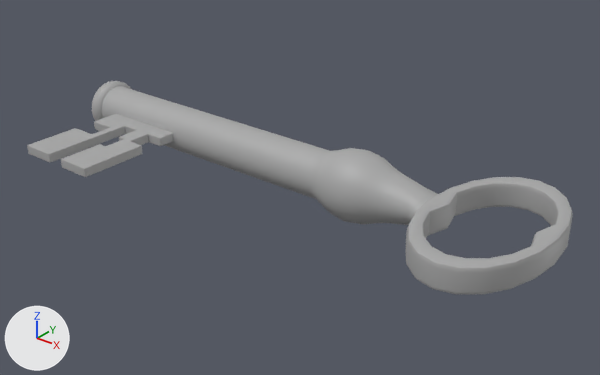
The FBX model Assets/3D Assets/Final Deliverable/Key.fbx, before and after one commit.
Both versions are drawn from a 50 mm camera at (0.131, -0.239, 0.139) aimed at (-0.056, -0.006, -0.006). The axes (+X, +Y, +Z) are drawn at lower left. The lights are the same throughout. Where no turn or scale is listed for an object, it has been applied to the vertices.

Before the edit, the objects in view are built like this:
```python
me_mesh = bpy.data.meshes.new('Mesh')
me_mesh.from_pydata(...)  # 341 vertices, 330 faces; spans x -0.09..0.09, y -0.014..0.014, z -0.014..0.014
me_mesh.materials.append(mat_standardsurface1)  # grey #aaaaaa
me_mesh_001 = bpy.data.meshes.new('Mesh.001')
me_mesh_001.from_pydata(...)  # 240 vertices, 240 faces; spans x -0.0245..0.0245, y -0.0388..0.0388, z -0.0054..0.0054
me_mesh_001.materials.append(mat_standardsurface1)  # grey #aaaaaa
me_mesh_002 = bpy.data.meshes.new('Mesh.002')
me_mesh_002.from_pydata(...)  # 592 vertices, 570 faces; spans x -0.0191..0.0191, y -0.0252..0.0252, z -0.002..0.002
me_mesh_002.materials.append(mat_standardsurface1)  # grey #aaaaaa
ob_key_handle = bpy.data.objects.new('key_handle', me_mesh_001)
ob_key_handle.location = (0.024, 0.0, 0.0)
ob_key_notches = bpy.data.objects.new('key_notches', me_mesh_002)
ob_key_notches.location = (-0.1427, -0.0327, 0.0)
ob_key_shaft = bpy.data.objects.new('key_shaft', me_mesh)
ob_key_shaft.location = (-0.0892, 0.0, 0.0)
```
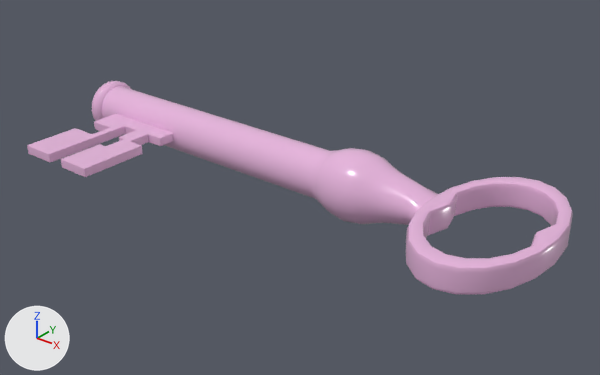
The newer file is also turned or shifted as a whole; pictures and numbers use the older file's frame.

Patch to the scene script:
```diff
--- a/Assets/3D Assets/Final Deliverable/Key.fbx.py
+++ b/Assets/3D Assets/Final Deliverable/Key.fbx.py
@@ mat_gauge_mat @@
+mat_gauge_mat = principled_material('gauge_mat')
+mat_gauge_mat.base_color = (0.8, 0.462, 0.722)  # pink #e7b5dd
+mat_gauge_mat.roughness = 0.2
@@ me_mesh_001 @@
 me_mesh_001.from_pydata(...)  # 240 vertices, 240 faces; spans x -0.0245..0.0245, y -0.0388..0.0388, z -0.0054..0.0054
-me_mesh_001.materials.append(mat_standardsurface1)  # grey #aaaaaa
+me_mesh_001.materials.append(mat_gauge_mat)  # pink #e7b5dd
@@ me_mesh @@
 me_mesh.from_pydata(...)  # 341 vertices, 330 faces; spans x -0.09..0.09, y -0.014..0.014, z -0.014..0.014
-me_mesh.materials.append(mat_standardsurface1)  # grey #aaaaaa
+me_mesh.materials.append(mat_gauge_mat)  # pink #e7b5dd
@@ me_mesh_002 @@
 # used by ob_key_notches; location = (-0.1427, -0.0327, 0.0)
-me_mesh_002.from_pydata(...)  # 592 vertices, 570 faces; spans x -0.0191..0.0191, y -0.0252..0.0252, z -0.002..0.002
+me_mesh_002.from_pydata(...)  # 538 vertices, 516 faces; spans x -0.0191..0.0191, y -0.0252..0.0252, z -0.002..0.002
+# me_mesh_002 part 1
+# 54 vertices are removed from x 0.015..0.0156, y -0.0252..0.005, z -0.002..0.002
+# 72 faces are deleted
+# 18 new faces join them
+# me_mesh_002 part 2: 498 faces spanning x -0.0191..0.0191, y -0.0252..0.0252, z -0.002..0.002 switch from mat_standardsurface1 (grey #aaaaaa) to mat_gauge_mat (pink #e7b5dd)
```

Changed parts and their boxes [x1, y1, x2, y2] in the pictures (600 x 375 px):
'key_shaft', recoloured (grey to pink): [92, 81, 438, 225] in both
'key_handle', recoloured (grey to pink): [406, 177, 573, 294] in both
part 1 of me_mesh_002, cut back: [73, 141, 141, 177] in both
part 2 of me_mesh_002, recoloured (grey to pink): [27, 114, 174, 177] in both
